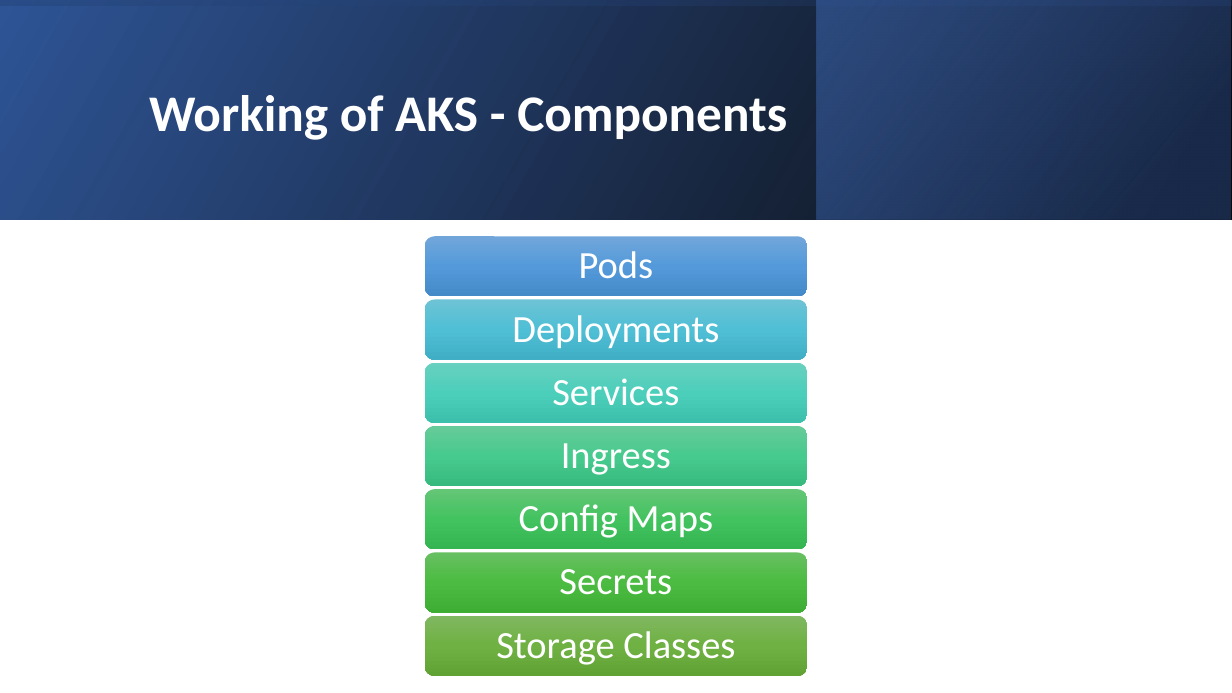
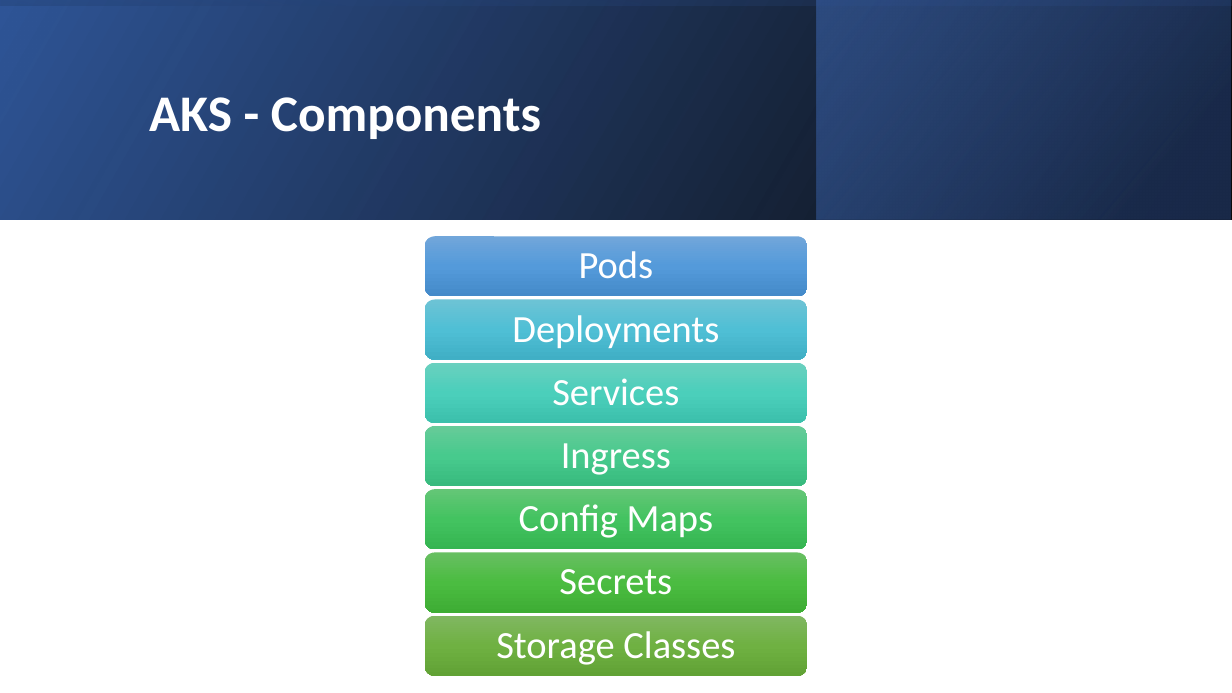
Before and after one commit to rahulrajdevopscloud/aks, a slide deck: slide 7 of AKSZerotoHero.pptx. Drawn at 1232x693 pixels with LibreOffice and Linux fonts; fonts in the diff are those of the drawing. Boxes give left, top, right and bottom in pixels: in the first picture for what was removed or moved away, otherwise in the second. Text is boxed around its words. In the diff, an @@ line names an element or a change of style, - is before the commit and + after.

```diff
--- a/AKSZerotoHero.pptx
+++ b/AKSZerotoHero.pptx
@@ title at <box>149,97,541,139</box>: text changed @@
-Working of AKS - Components
+AKS - Components
```
Also in this commit, not shown: 4 other slides changed, 1 slide added, 1 slide removed, 3 other files.
